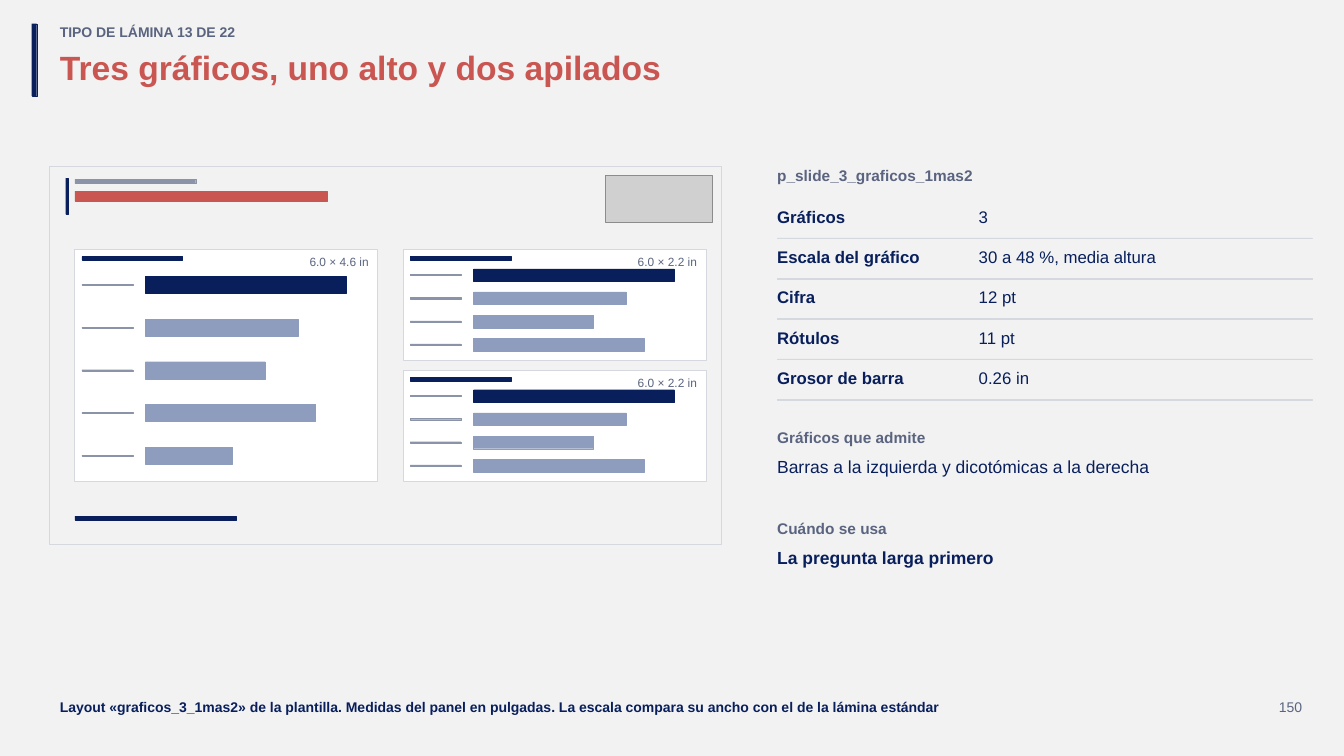
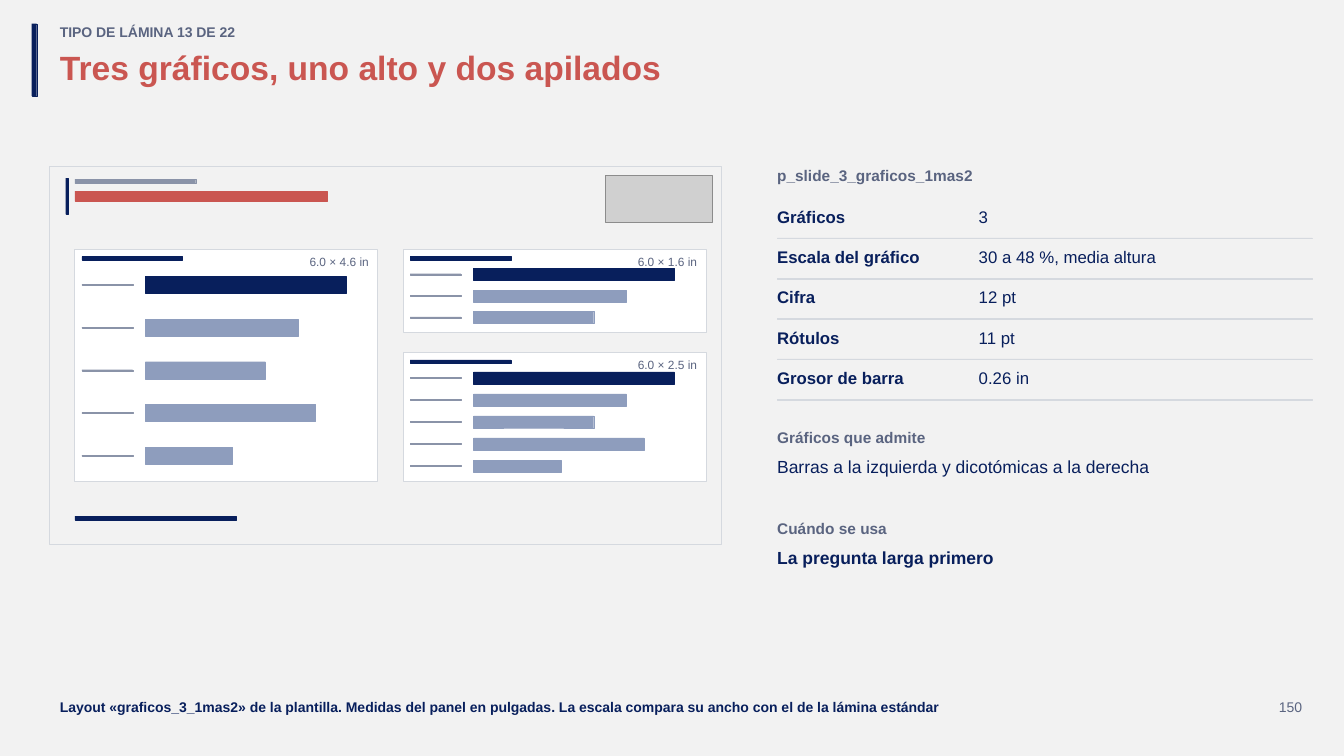
Before and after one commit to GonzaloAlmendariz/prosecnur-app, a slide deck: slide 150 of docs/qa/motor-ppt-2026-10-06/4-recetario/recetario-moderna.pptx. Drawn at 1344x756 pixels with LibreOffice and Linux fonts; fonts in the diff are those of the drawing; grey boxes stand for pictures; background and template pictures are left out. Boxes give left, top, right and bottom in pixels: in the first picture for what was removed or moved away, otherwise in the second. Text is boxed around its words. In the diff, an @@ line names an element or a change of style, - is before the commit and + after.

```diff
--- a/docs/qa/motor-ppt-2026-10-06/4-recetario/recetario-moderna.pptx
+++ b/docs/qa/motor-ppt-2026-10-06/4-recetario/recetario-moderna.pptx
@@ rectangle: place and size @@
-rectangle at (403,250,707,361)
+rectangle at (403,250,707,333)
@@ text at (638,257,697,269): text changed @@
-6.0 × 2.2 in
+6.0 × 1.6 in
@@ rectangle: place and size @@
-rectangle at (474,292,627,306)
+rectangle at (474,290,627,302)
@@ rectangle: place and size @@
-rectangle at (410,321,461,322)
+rectangle at (410,317,461,318)
@@ rectangle: place and size @@
-rectangle at (474,316,594,329)
+rectangle at (474,312,594,324)
@@ rectangle: place and size @@
-rectangle at (403,370,707,481)
+rectangle at (403,353,707,481)
@@ rectangle removed at (474,339,644,352) @@
@@ rectangle: place and size @@
-rectangle at (410,344,461,345)
+rectangle at (410,377,461,378)
@@ rectangle added at (410,360,511,364), fill #081F5C, outline #081F5C 0.25 pt @@
@@ rectangle: place and size @@
-rectangle at (410,378,511,382)
+rectangle at (474,372,675,384)
@@ text at (638,360,697,369): text changed @@
-6.0 × 2.2 in
+6.0 × 2.5 in
@@ rectangle: place and size @@
-rectangle at (410,395,461,396)
+rectangle at (410,399,461,400)
@@ rectangle: place and size @@
-rectangle at (474,413,627,426)
+rectangle at (474,416,594,429)
@@ rectangle: place and size @@
-rectangle at (474,390,675,403)
+rectangle at (474,394,627,406)
@@ rectangle at (474,394,627,406): fill #081F5C to #8E9DBD; outline #081F5C 0.25 pt to #8E9DBD 0.25 pt @@
@@ rectangle: place and size @@
-rectangle at (474,437,594,450)
+rectangle at (474,438,644,450)
@@ rectangle: place and size @@
-rectangle at (474,460,644,473)
+rectangle at (474,460,562,472)
```
Also in this commit, not shown: 15 other slides changed, 1 other file.
